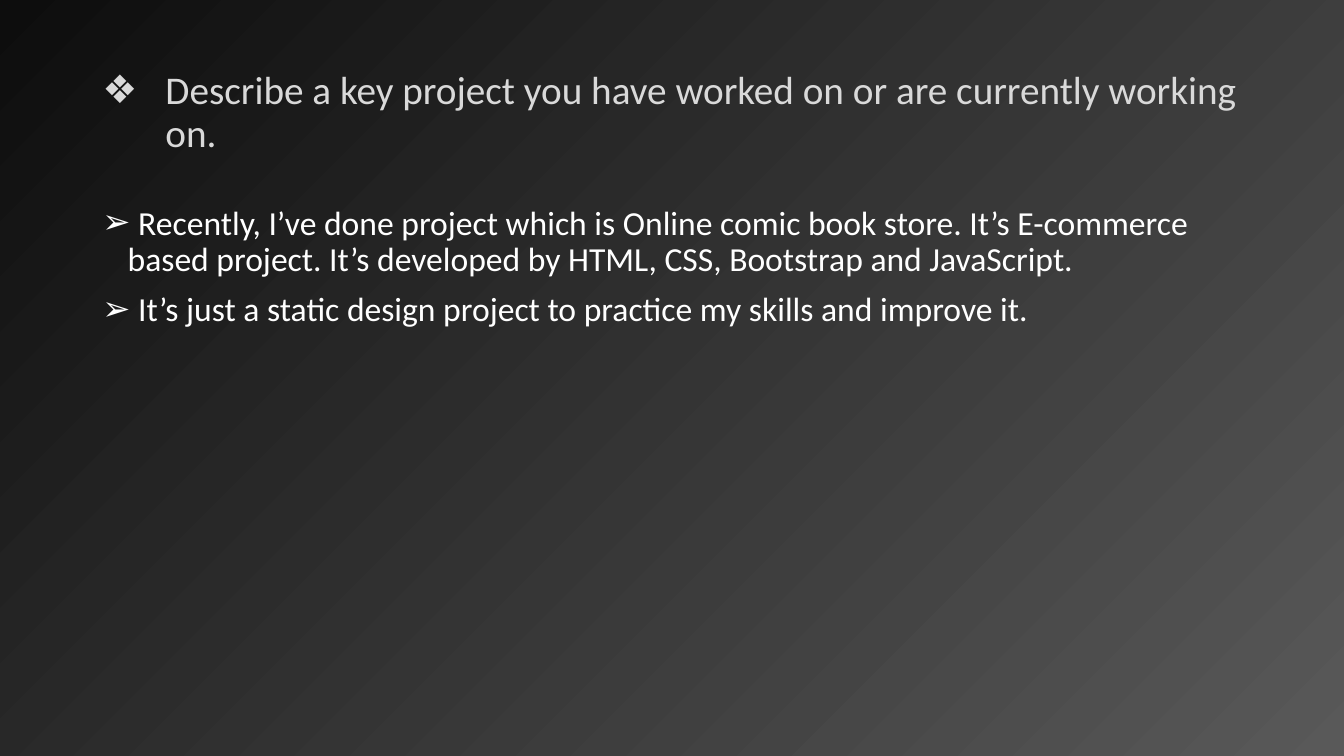
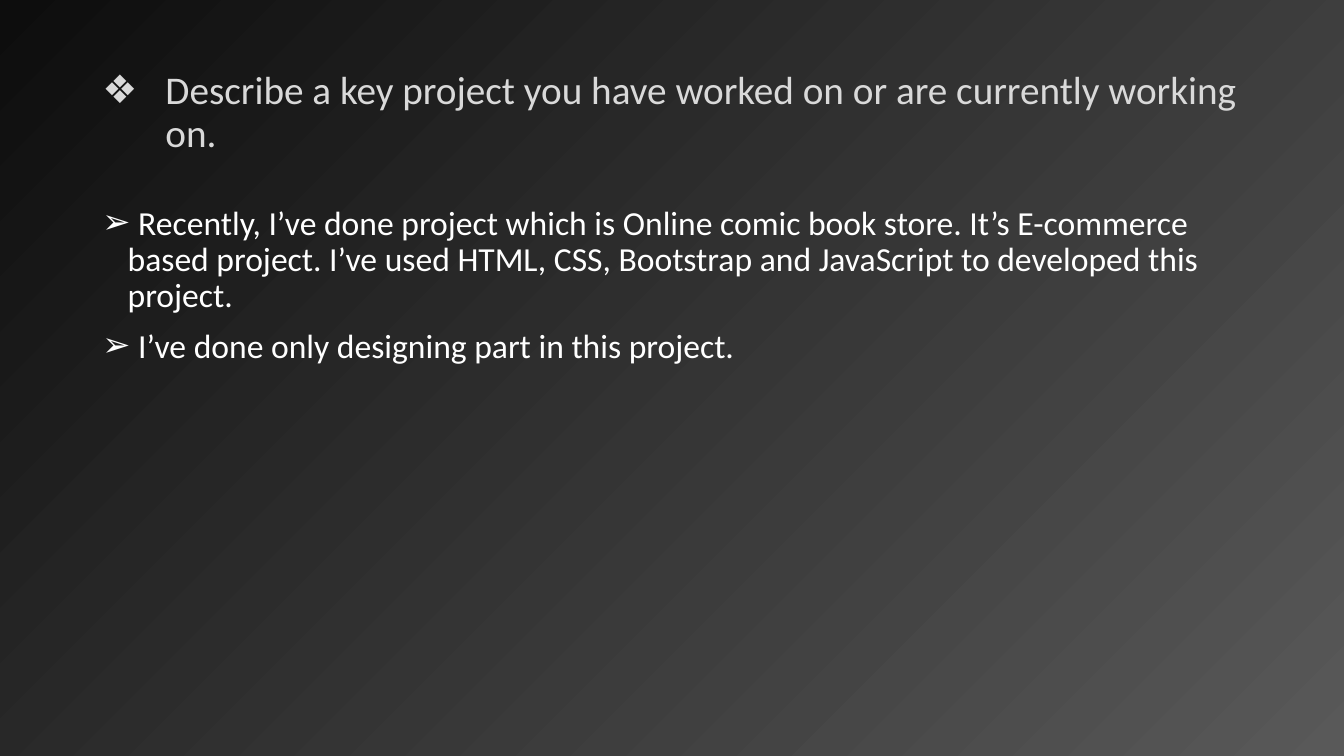
Before and after one commit to SD6103/13Sept_Sahil, a slide deck: slide 2 of Soft Skill/Module - 3.pptx. Drawn at 1344x756 pixels with LibreOffice and Linux fonts; fonts in the diff are those of the drawing. Boxes give left, top, right and bottom in pixels: in the first picture for what was removed or moved away, otherwise in the second. Text is boxed around its words. In the diff, an @@ line names an element or a change of style, - is before the commit and + after.

```diff
--- a/Soft Skill/Module - 3.pptx
+++ b/Soft Skill/Module - 3.pptx
@@ text at <box>128,211,1198,364</box>: text changed @@
-➢ Recently, I’ve done project which is Online comic book store. It’s E-commerce based project. It’s developed by HTML, CSS, Bootstrap and JavaScript.
-➢ It’s just a static design project to practice my skills and improve it.
+➢ Recently, I’ve done project which is Online comic book store. It’s E-commerce based project. I’ve used HTML, CSS, Bootstrap and JavaScript to developed this project.
+➢ I’ve done only designing part in this project.
```
Also in this commit, not shown: 2 other slides changed, 1 other file.
